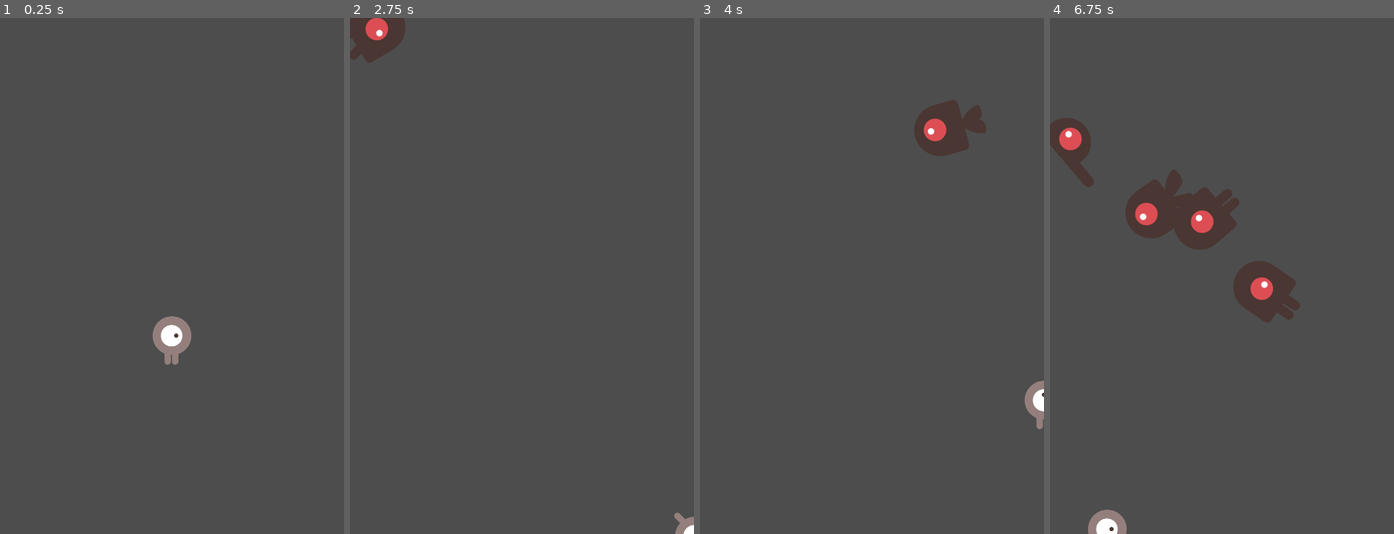
Above: before the commit, frames 1-4 (left to right).
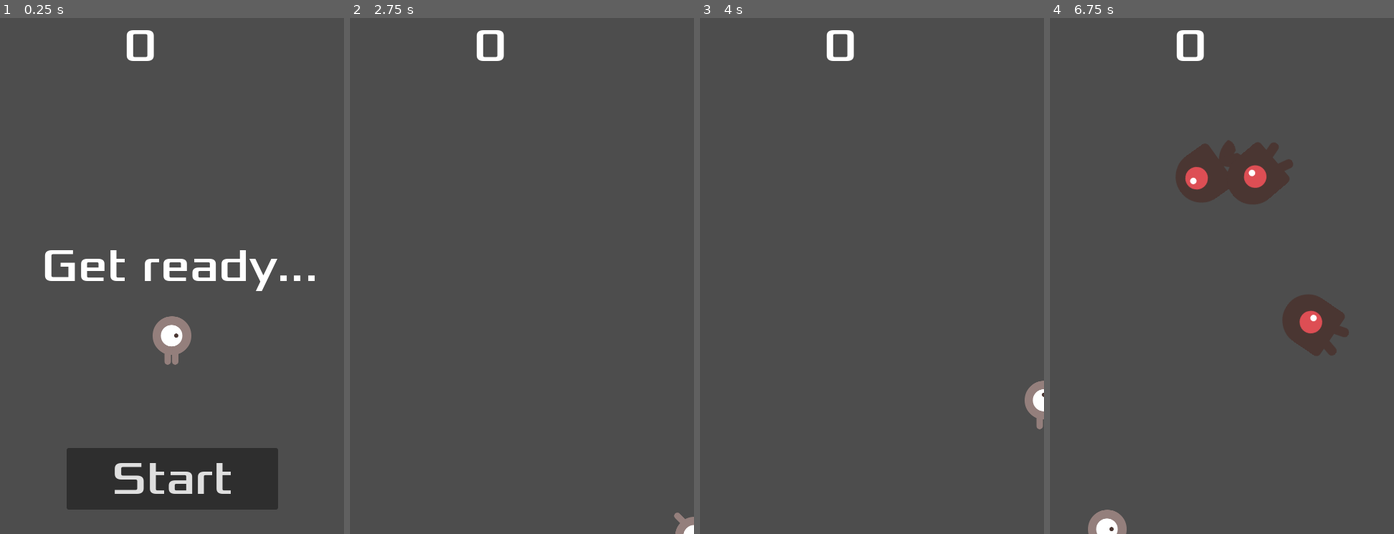
Above: after the commit, the same moments.

Repository: slinkp/godot-first-2d-game-tutorial
Game: Godot game, scene res://main.tscn
Two runs of this game, one before a commit and one after it. Both use one fixed random seed, a clock stepped at 60 frames per second and the inputs below.
Inputs (mouse positions are in pixels of both pictures, inside the frame that each line leads up to):
- Up to frame 1 (0.25 s): no input
- Up to frame 2 (2.75 s): click (522, 477) at 0.5 s, where only the run after the commit has a clickable "Start"; tap Enter at 1.25 s; hold Right (move_right) 1.28-2.03 s; hold Down (move_down) from 2.03 s (still down)
- Up to frame 3 (4 s): release Down (move_down) at 2.78 s; hold Right (move_right) 2.78-3.53 s; hold Up (move_up) from 3.53 s (still down)
- Up to frame 4 (6.75 s): release Up (move_up) at 4.28 s; hold Left (move_left) 4.28-5.78 s; hold Down (move_down) 5.78-6.53 s; hold Right (move_right) from 6.53 s (still down)

The runs differ from the first frame. In frame 1, 9.2% of the frame differs, in the area x 12-92%, y 2-96%; in frame 2, 1.4%; in frame 3, 1.8%; in frame 4, 9.6%, in the area x 0-87%, y 2-66%.

Commit message:
Wired up HUD to main, start button works-ish

Diff:
--- a/main.gd
+++ b/main.gd
@@ -20,6 +20,8 @@
 func new_game():
 	print("Starting new game")
 	score = 0
+	$HUD.update_score(score)
+	$HUD.show_message("Get ready...")
 	$Player.start($StartPositionMarker.position)
 	$StartTimer.start()
 
--- a/main.tscn
+++ b/main.tscn
@@ -1,8 +1,9 @@
-[gd_scene load_steps=5 format=3 uid="uid://dhl4qowp6c06j"]
+[gd_scene load_steps=6 format=3 uid="uid://dhl4qowp6c06j"]
 
 [ext_resource type="Script" path="res://main.gd" id="1_etlhb"]
 [ext_resource type="PackedScene" uid="uid://b1ug0040bhv31" path="res://player.tscn" id="1_n5jjx"]
 [ext_resource type="PackedScene" uid="uid://bu1837fpjqdte" path="res://mob.tscn" id="2_4aogo"]
+[ext_resource type="PackedScene" uid="uid://donsci6yp5nuu" path="res://hud.tscn" id="4_ghwrk"]
 
 [sub_resource type="Curve2D" id="Curve2D_8e33f"]
 _data = {
@@ -33,7 +34,10 @@
 
 [node name="MobSpawnLocation" type="PathFollow2D" parent="MobSpawnPath"]
 
+[node name="HUD" parent="." instance=ExtResource("4_ghwrk")]
+
 [connection signal="player_hit" from="Player" to="." method="game_over"]
 [connection signal="timeout" from="MobTimer" to="." method="_on_mob_timer_timeout"]
 [connection signal="timeout" from="ScoreTimer" to="." method="_on_score_timer_timeout"]
 [connection signal="timeout" from="StartTimer" to="." method="_on_start_timer_timeout"]
+[connection signal="start_game" from="HUD" to="." method="new_game"]
